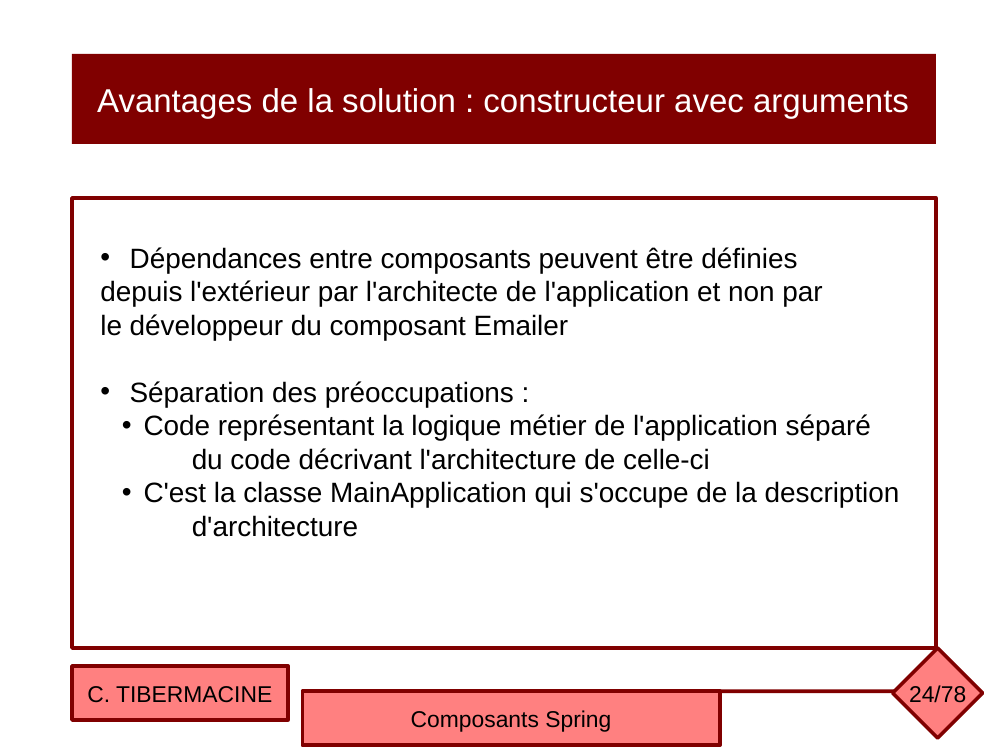
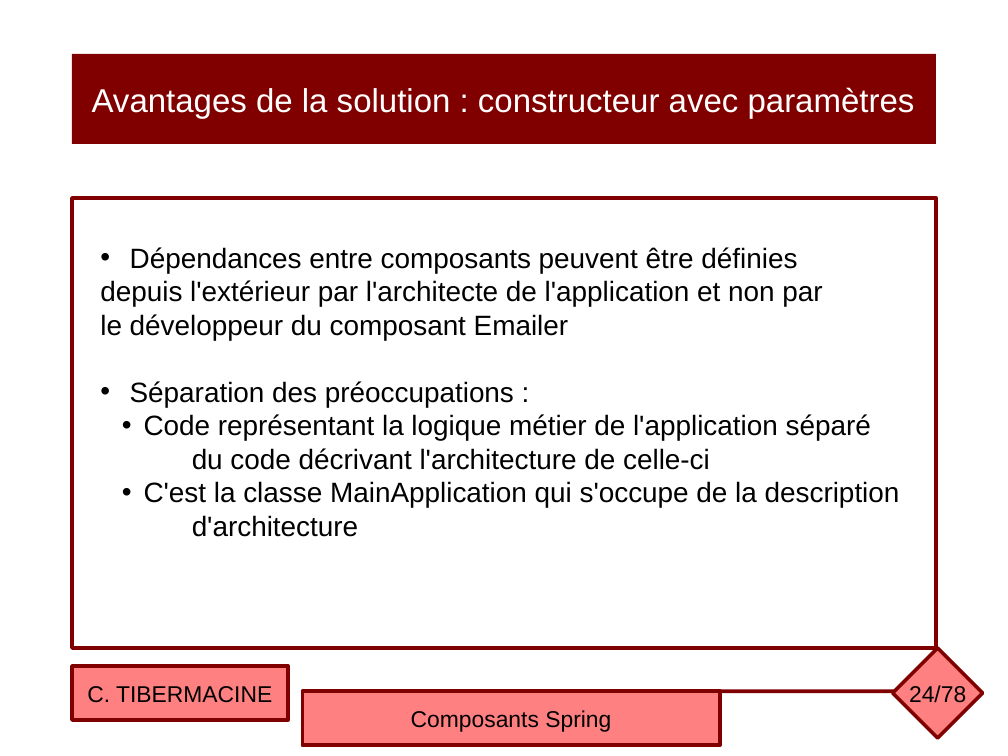
Before and after one commit to ctiber/composants, a slide deck: slide 24 of cours/cours2.odp. Drawn at 1008x756 pixels with LibreOffice and Linux fonts; fonts in the diff are those of the drawing. Boxes give left, top, right and bottom in pixels: in the first picture for what was removed or moved away, otherwise in the second. Text is boxed around its words. In the diff, an @@ line names an element or a change of style, - is before the commit and + after.

```diff
--- a/cours/cours2.odp
+++ b/cours/cours2.odp
@@ text in rectangle at bbox=[92, 87, 915, 118]: text changed @@
-Avantages de la solution : constructeur avec arguments
+Avantages de la solution : constructeur avec paramètres
```
Also in this commit, not shown: 1 other file.
